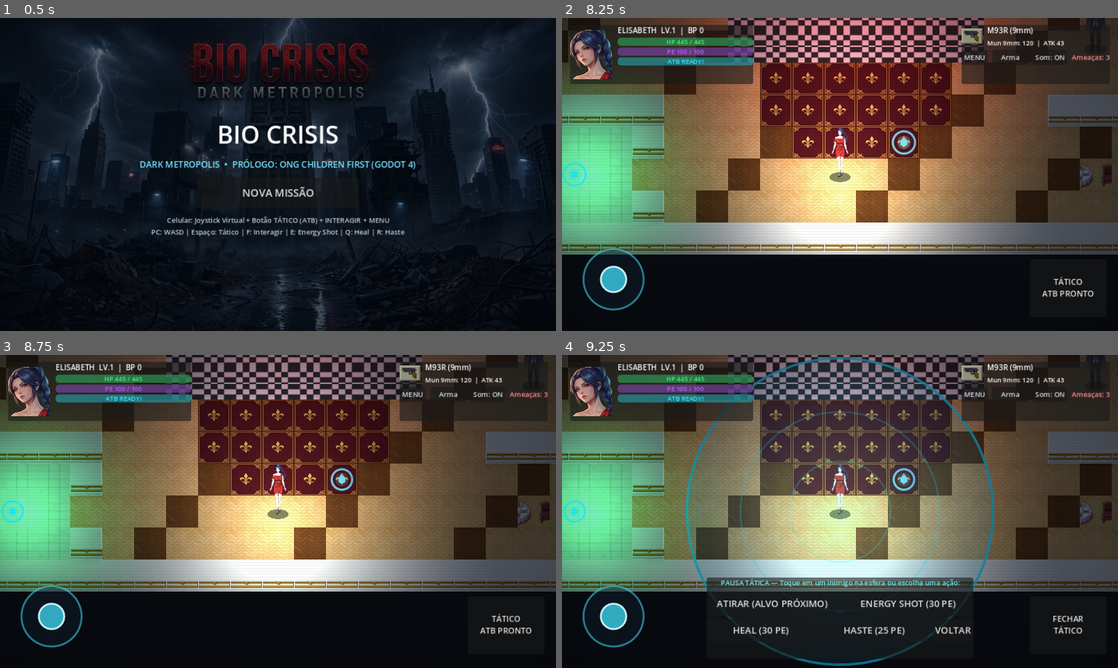
Above: before the commit, frames 1-4 (two rows, left to right).
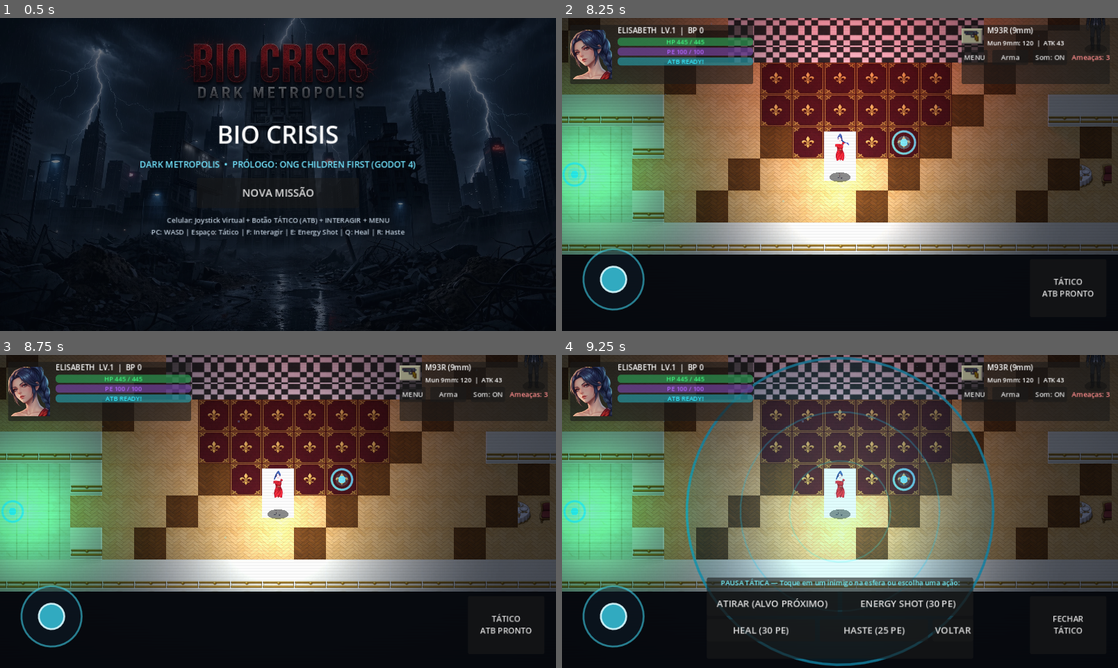
Above: after the commit, the same moments.

Repository: Edsephiroth/Bio-Crisis
Game: Godot game, scene res://src/ui/title_screen.tscn
Same seed, same stepped clock (60 frames per second), same inputs: the game is played once before the commit and once after it. Sound files missing from this copy of the repository are replaced by a short silence.
Inputs (mouse positions are in pixels of both pictures, inside the frame that each line leads up to):
- Up to frame 1 (0.5 s): no input
- Up to frame 2 (8.25 s): click "NOVA MISSÃO" at 0.5 s; tap Enter (ui_accept) at 1.25, 8 s; drag from (612, 280) to (895, 105) at 1.27 s; click "Arma" at 2 s; click "Som: ON" at 2.75 s; click "TÁTICO ATB PRONTO" at 3.5 s; click "CONTINUAR ▶" at 4.25 s; click "FECHAR ✓" at 5 s; click "MENU" at 5.75 s; drag from (728, 190) to (812, 237) at 6.52 s; move the mouse to (895, 105) at 7.27 s; hold D (move_right) 7.28-8 s; hold R (pe_haste) 7.28-8 s; drag from (812, 237) to (673, 127) at 8.02 s
- Up to frame 3 (8.75 s): no input
- Up to frame 4 (9.25 s): move the mouse to (1006, 558) at 8.77 s; hold A (move_left) from 8.78 s (still down); hold Space (tactical_toggle) from 8.78 s (still down); tap Enter (ui_accept) at 9.02 s

Frame 1 is identical in both runs. In frame 2, 0.9% of the frame differs, in the area x 3-81%, y 9-59%; in frame 3, 0.9%, in the area x 3-72%, y 13-59%; in frame 4, 0.9%.

Commit message:
feat(bloco-5): add Elisabeth Idle animation from Raw.zip, atmospheric spore particles, muzzle/impact FX, and on-demand Android APK workflow

Diff:
--- a/src/entities/player/elisabeth.gd
+++ b/src/entities/player/elisabeth.gd
@@ -1,5 +1,8 @@
 class_name ElisabethPlayer
 extends CharacterBody2D
+
+const WALK_SHEET: Texture2D = preload("res://assets/sprites/elisabeth_sheet.png")
+const IDLE_SHEET: Texture2D = preload("res://assets/sprites/elisabeth_idle_sheet.png")
 
 @export var base_speed: float = 175.0
 
@@ -12,6 +15,8 @@
 var dir_row: int = 0
 var anim_timer: float = 0.0
 var anim_frame: int = 0
+var idle_timer: float = 0.0
+var is_using_idle_sheet: bool = false
 
 var shake_intensity: float = 0.0
 var shake_timer: float = 0.0
@@ -66,6 +71,13 @@
 	move_and_slide()
 
 	if input_vec.length() > 0.1:
+		if is_using_idle_sheet:
+			is_using_idle_sheet = false
+			sprite.texture = WALK_SHEET
+			sprite.hframes = 8
+			sprite.vframes = 4
+		sprite.scale = Vector2(0.76, 0.76)
+
 		facing_dir = input_vec.normalized()
 		if absf(facing_dir.x) > absf(facing_dir.y):
 			dir_row = 3 if facing_dir.x > 0.0 else 2
@@ -78,11 +90,27 @@
 			anim_frame = (anim_frame + 1) % 8
 			if anim_frame == 2 or anim_frame == 6:
 				AudioManager.play_sfx("step", -11.0, 0.14)
+		sprite.frame = dir_row * 8 + anim_frame
 	else:
-		anim_frame = 0
-		anim_timer = 0.0
+		idle_timer += delta * 4.5
+		if dir_row == 0:
+			if not is_using_idle_sheet:
+				is_using_idle_sheet = true
+				sprite.texture = IDLE_SHEET
+				sprite.hframes = 8
+				sprite.vframes = 1
+			sprite.frame = int(idle_timer) % 8
+			sprite.scale = Vector2(0.76, 0.76)
+		else:
+			if is_using_idle_sheet:
+				is_using_idle_sheet = false
+				sprite.texture = WALK_SHEET
+				sprite.hframes = 8
+				sprite.vframes = 4
+			sprite.frame = dir_row * 8
+			var breath: float = 1.0 + 0.015 * sin(idle_timer * 1.4)
+			sprite.scale = Vector2(0.76, 0.76 * breath)
 
-	sprite.frame = dir_row * 8 + anim_frame
 	# Shift flashlight slightly ahead of Elisabeth
 	flashlight.position = Vector2(0, -18) + facing_dir * 34.0
 
--- a/src/levels/children_first_hall.gd
+++ b/src/levels/children_first_hall.gd
@@ -713,15 +713,16 @@
 		fx_layer.draw_circle(pos, 5.5, Color(col.r, col.g, col.b, 0.95))
 		fx_layer.draw_arc(pos, 14.0 + 3.0 * pulse, 0.0, TAU, 24, Color(col.r, col.g, col.b, 0.85), 2.0, true)
 
-	# Weapon tracers
+	# Weapon tracers + muzzle flash & impact burst
 	for line_data in tracer_lines:
-		fx_layer.draw_line(
-			line_data["from"] as Vector2,
-			line_data["to"] as Vector2,
-			line_data["color"] as Color,
-			float(line_data["width"]),
-			true
-		)
+		var from_p: Vector2 = line_data["from"] as Vector2
+		var to_p: Vector2 = line_data["to"] as Vector2
+		var col: Color = line_data["color"] as Color
+		var ttl: float = float(line_data["ttl"])
+		fx_layer.draw_line(from_p, to_p, col, float(line_data["width"]), true)
+		var burst_r: float = clampf(ttl * 70.0, 4.0, 18.0)
+		fx_layer.draw_circle(from_p, burst_r * 0.65, Color(1.0, 0.96, 0.72, clampf(ttl * 5.0, 0.0, 0.9)))
+		fx_layer.draw_arc(to_p, burst_r, 0.0, TAU, 16, col, 2.0, true)
 
 	# Floating combat numbers
 	var font: Font = ThemeDB.fallback_font
--- a/src/levels/children_first_hall.tscn
+++ b/src/levels/children_first_hall.tscn
@@ -52,6 +52,23 @@
 z_index = 20
 script = ExtResource("3_fx")
 
+[node name="AmbientSpores" type="CPUParticles2D" parent="."]
+z_index = 18
+position = Vector2(520, 360)
+amount = 36
+lifetime = 7.0
+preprocess = 4.0
+emission_shape = 3
+emission_rect_extents = Vector2(520, 360)
+direction = Vector2(0, -1)
+spread = 180.0
+gravity = Vector2(0, -4)
+initial_velocity_min = 4.0
+initial_velocity_max = 14.0
+scale_amount_min = 1.5
+scale_amount_max = 3.2
+color = Color(0.55, 0.88, 1, 0.28)
+
 [node name="PostProcess" type="CanvasLayer" parent="."]
 layer = 5
 
Binary file added: assets/sprites/elisabeth_idle_sheet.png
Not shown, added: assets/sprites/elisabeth_idle_sheet.png.import
Not shown, changed: export_presets.cfg
